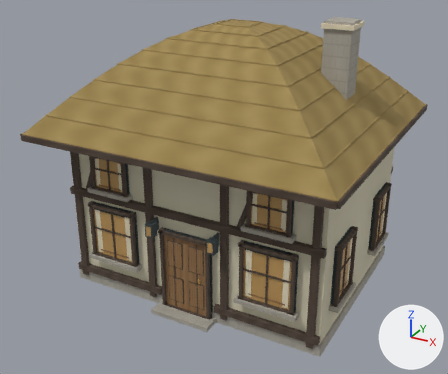
The glTF model public/models/village/pub.glb, before and after one commit.
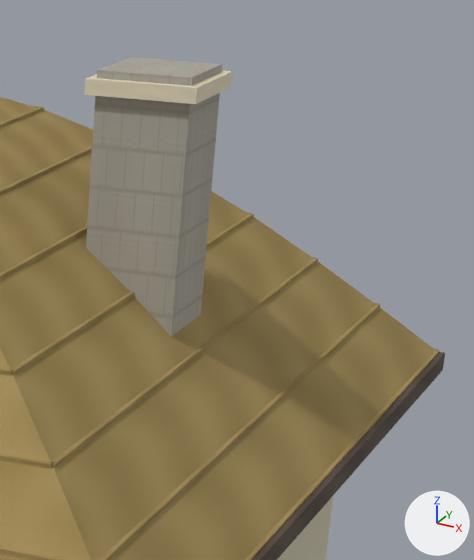
There are two pictures of each version: one whole from a 50 mm lens placed at (8.21, -15.82, 10.66), pointed at (-0.16, -0.61, 3.06), one close up on the part from 66% to 97% of the width and 0% to 44% of the height. The axes (+X, +Y, +Z) are drawn at lower right. The lights are the same throughout. The last two pictures show the newer version. Vertices at exactly the same position are counted once.

The first close-up shows 'PubBody'.
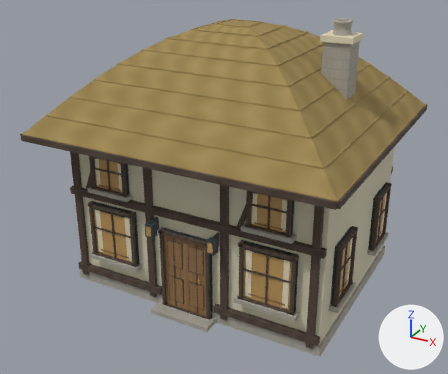
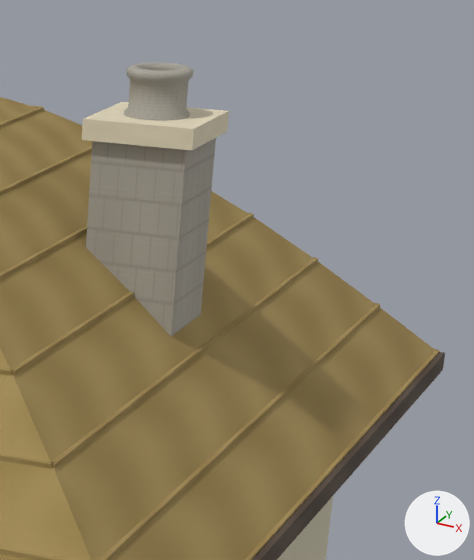
Changed parts and their boxes (x1, y1, x2, y2) in the close-ups (474 x 560 px):
'PubBody', reshaped
    before: (0, 57, 445, 560)
    after: (0, 63, 445, 560)
part 1 of me_pub_mesh, added
    after: (124, 63, 193, 121)
part 2 of me_pub_mesh, added (beige)
    after: (82, 102, 229, 150)
part 3 of me_pub_mesh, cut back
    before: (84, 57, 232, 336)
    after: (86, 138, 216, 336)

The change in detail:
me_pub_mesh is used by ob_pubbody; location (0.0, 0.0, 0.0).
me_pub_mesh had 2464 vertices, 3912 faces and spanned x -4.62..4.62, y -4.27..4.27, z 0.0..8.18.
me_pub_mesh now has 2728 vertices, 4448 faces and spans x -4.62..4.62, y -4.27..4.27, z 0.0..8.18.
me_pub_mesh part 1: a new loose piece of 240 vertices spanning x 2.75..3.25, y -0.25..0.25, z 7.78..8.18, in mat_pub_surface.
me_pub_mesh part 2: a new loose piece of 40 vertices spanning x 2.57..3.43, y -0.44..0.44, z 7.66..7.82, in mat_pub_surface.
Part 3, on me_pub_mesh:
16 vertices are removed from x 2.57..3.43, y -0.44..0.44, z 8.0..8.14.
24 faces are deleted.
4 vertices in x 2.63..3.37, y -0.37..0.37, z 8.18 move by (0.0, 0.0, -0.48).
